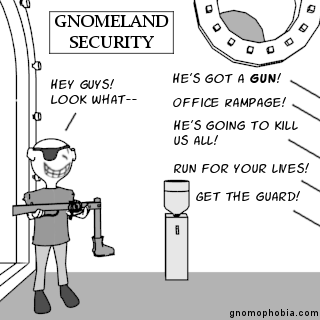
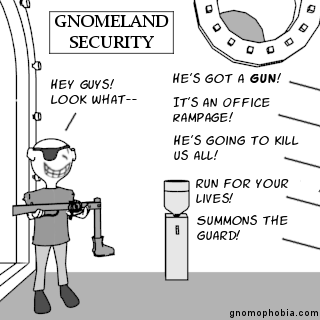
Revision of a layered 320 x 320 image; what changed, layer by layer:
renamed "Get the guard!" to "Summons the guard!", painted on it over [left=196, top=191, right=300, bottom=240]
painted on "run for your lives!" over [left=174, top=163, right=309, bottom=203]
renamed "He's going to kill us all!" to "He's going to kilL us all!", painted on it over [left=174, top=120, right=299, bottom=160]
renamed "Office Rampage!" to "It's an Office Rampage!", painted on it over [left=173, top=97, right=286, bottom=122]
painted on "MineCraft_VI_02.png" over [left=277, top=79, right=320, bottom=251]
